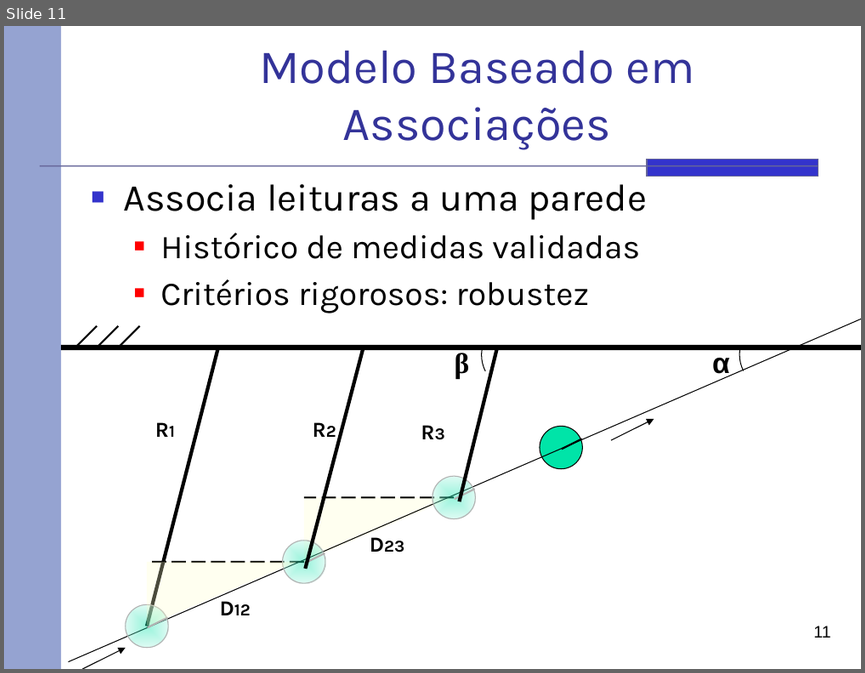
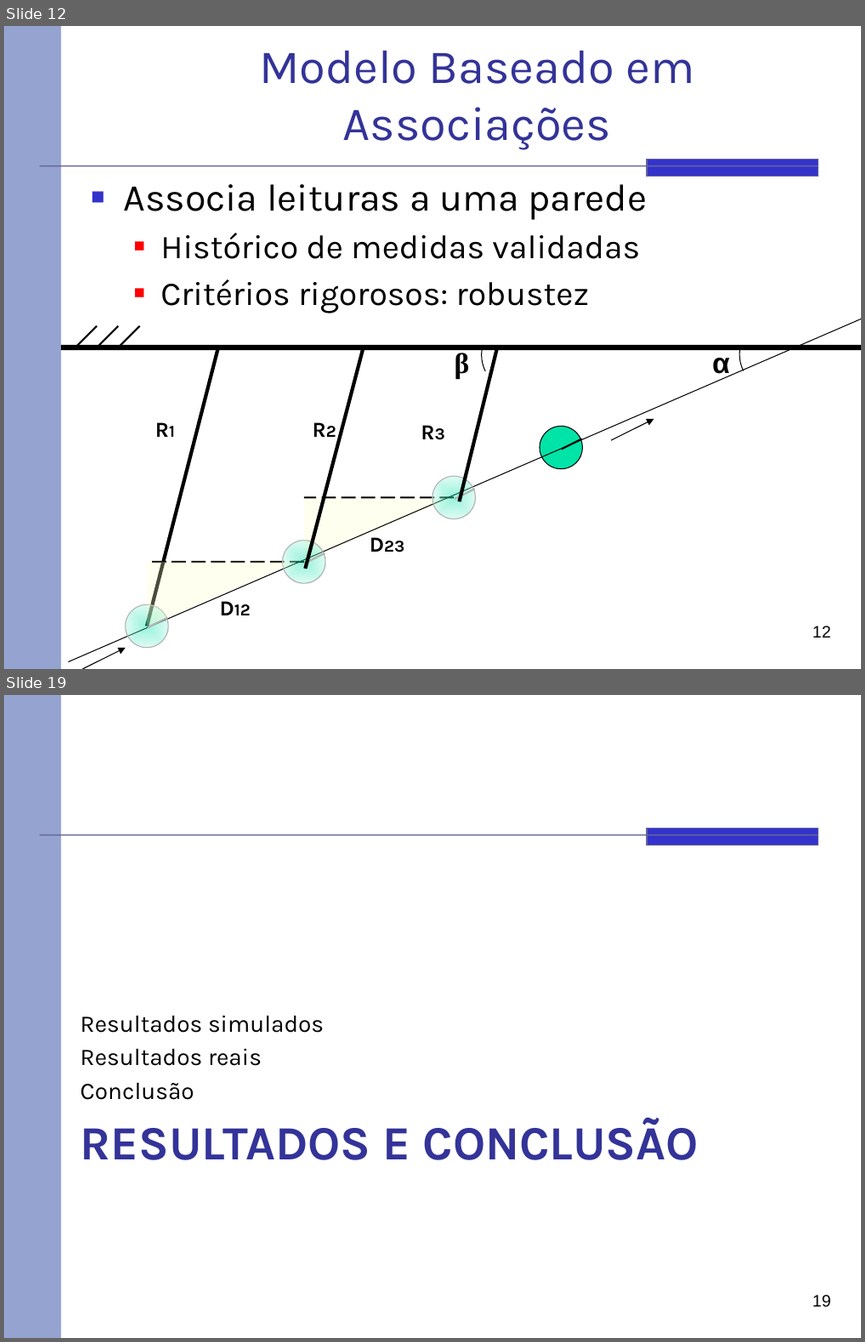
Before and after one commit to rafaelhdr/tccsauron, a slide deck: docs/Apresentação.pptx. Shown one above the other, each under a label of ours: slide 11 before the commit, slides 12 and 19 after it; the slides between them are not shown. The pictures are 865x673 and 865x1342 pixels, drawn with LibreOffice and Linux fonts; fonts in the diff are those of the drawing. Boxes give left, top, right and bottom in pixels: in the first picture for what was removed or moved away, otherwise in the second. Text is boxed around its words. In the diff, an @@ line names an element or a change of style, - is before the commit and + after.

```diff
--- a/docs/Apresentação.pptx
+++ b/docs/Apresentação.pptx
@@ slide 19 added at [4, 695, 861, 1338], background #FFFFFF; not listed: 3 template elements that a slide beside it also shows @@
@@ text added at [80, 1015, 324, 1100], 20 pt, text #000000 @@
+Resultados simulados
+Resultados reais
+Conclusão
@@ title added at [80, 1117, 698, 1160], 40 pt, text #333399, bold @@
+RESULTADOS E CONCLUSÃO
@@ page number added at [812, 1294, 831, 1307], 14 pt, text #000000 @@
+19
@@ what was slide 11 is now slide 12 @@
@@ page number at [812, 625, 831, 637]: text changed @@
-11
+12
```
Also in this commit, not shown: 1 slide changed, 11 other slides added.
